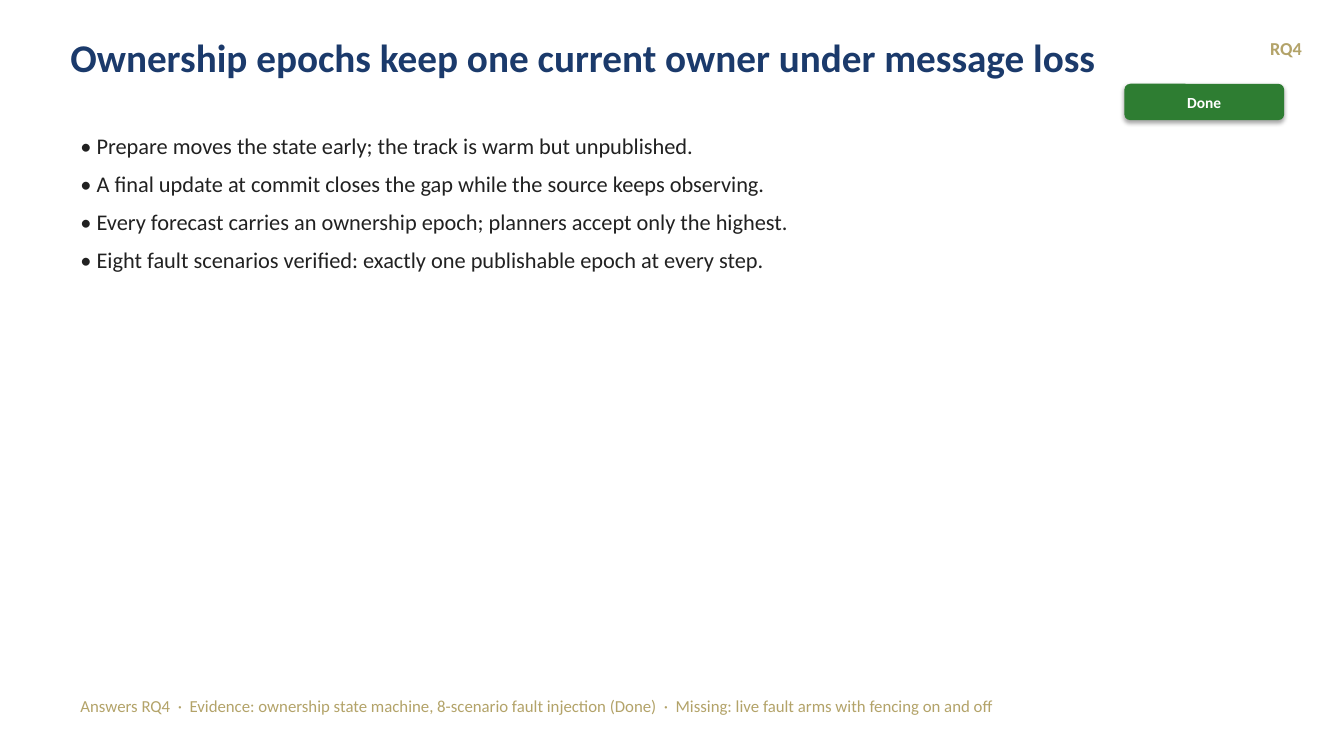
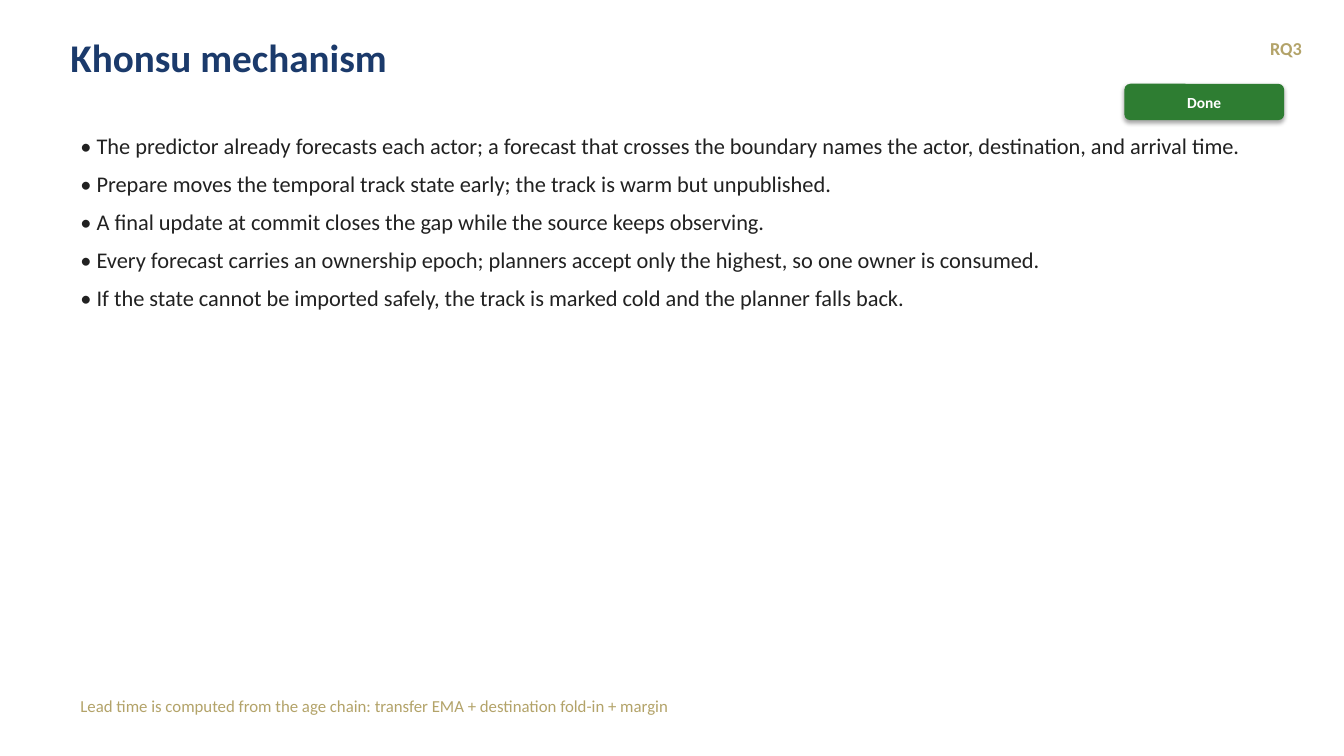
Before and after one commit to tlandle/eCAV, a slide deck: slide 11 of docs/kb/decks/khonsu_story_2026-09-04.pptx. Drawn at 1344x756 pixels with LibreOffice and Linux fonts; fonts in the diff are those of the drawing. Boxes give left, top, right and bottom in pixels: in the first picture for what was removed or moved away, otherwise in the second. Text is boxed around its words. In the diff, an @@ line names an element or a change of style, - is before the commit and + after.

```diff
--- a/docs/kb/decks/khonsu_story_2026-09-04.pptx
+++ b/docs/kb/decks/khonsu_story_2026-09-04.pptx
@@ text at <box>70,44,386,73</box>: text changed @@
-Ownership epochs keep one current owner under message loss
+Khonsu mechanism
@@ text at <box>1270,43,1302,58</box>: text changed @@
-RQ4
+RQ3
@@ text at <box>97,138,1239,196</box>: text changed @@
-• Prepare moves the state early; the track is warm but unpublished.
+• The predictor already forecasts each actor; a forecast that crosses the boundary names the actor, destination, and arrival time.
+• Prepare moves the temporal track state early; the track is warm but unpublished.
@@ text at <box>97,252,1040,310</box>: text changed @@
-• Every forecast carries an ownership epoch; planners accept only the highest.
-• Eight fault scenarios verified: exactly one publishable epoch at every step.
+• Every forecast carries an ownership epoch; planners accept only the highest, so one owner is consumed.
+• If the state cannot be imported safely, the track is marked cold and the planner falls back.
@@ text at <box>80,700,668,715</box>: text changed @@
-Answers RQ4 · Evidence: ownership state machine, 8-scenario fault injection (Done) · Missing: live fault arms with fencing on and off
+Lead time is computed from the age chain: transfer EMA + destination fold-in + margin
```
Also in this commit, not shown: 7 other slides changed, 8 slides added, 8 slides removed, 1 other file.
